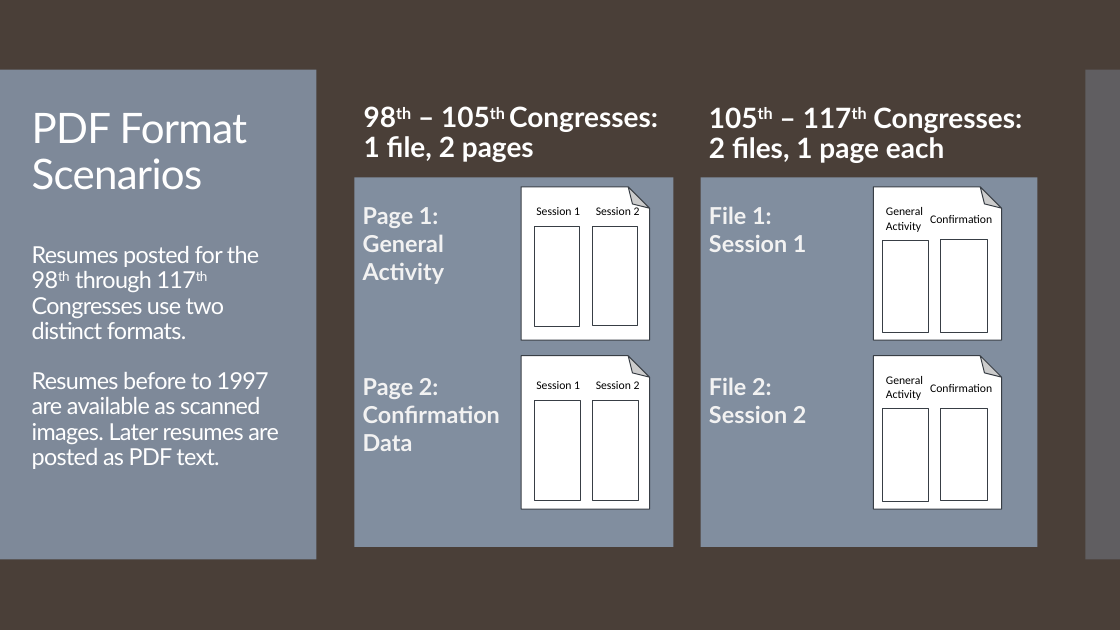
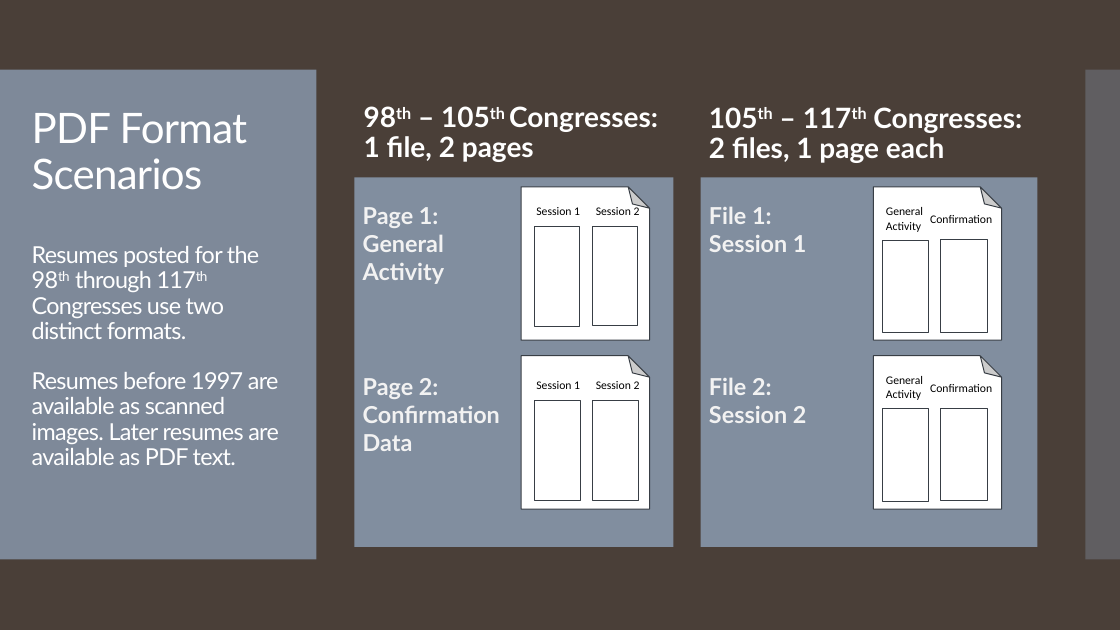
Before and after one commit to tamimcm416/congressional_data_scrape, a slide deck: slide 6 of Data Scrape and Validation Presentation.pptx. Drawn at 1120x630 pixels with LibreOffice and Linux fonts; fonts in the diff are those of the drawing. Boxes give left, top, right and bottom in pixels: in the first picture for what was removed or moved away, otherwise in the second. Text is boxed around its words. In the diff, an @@ line names an element or a change of style, - is before the commit and + after.

```diff
--- a/Data Scrape and Validation Presentation.pptx
+++ b/Data Scrape and Validation Presentation.pptx
@@ title at [32,113,279,465]: text changed @@
-PDF Format Scenarios
-Resumes posted for the 98th through 117th Congresses use two distinct formats.
-Resumes before to 1997 are available as scanned images. Later resumes are posted as PDF text.
+PDF Format Scenarios
+Resumes posted for the 98th through 117th Congresses use two distinct formats.
+Resumes before 1997 are available as scanned images. Later resumes are available as PDF text.
```
Also in this commit, not shown: 4 other slides changed, 4 slides added.
